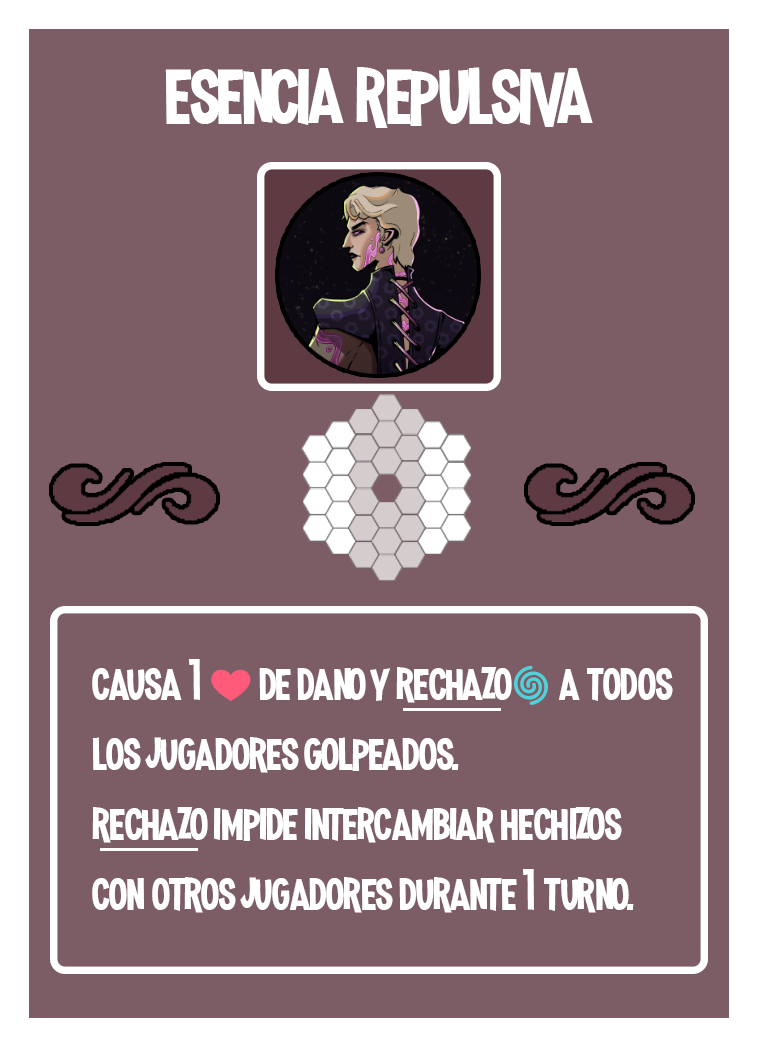
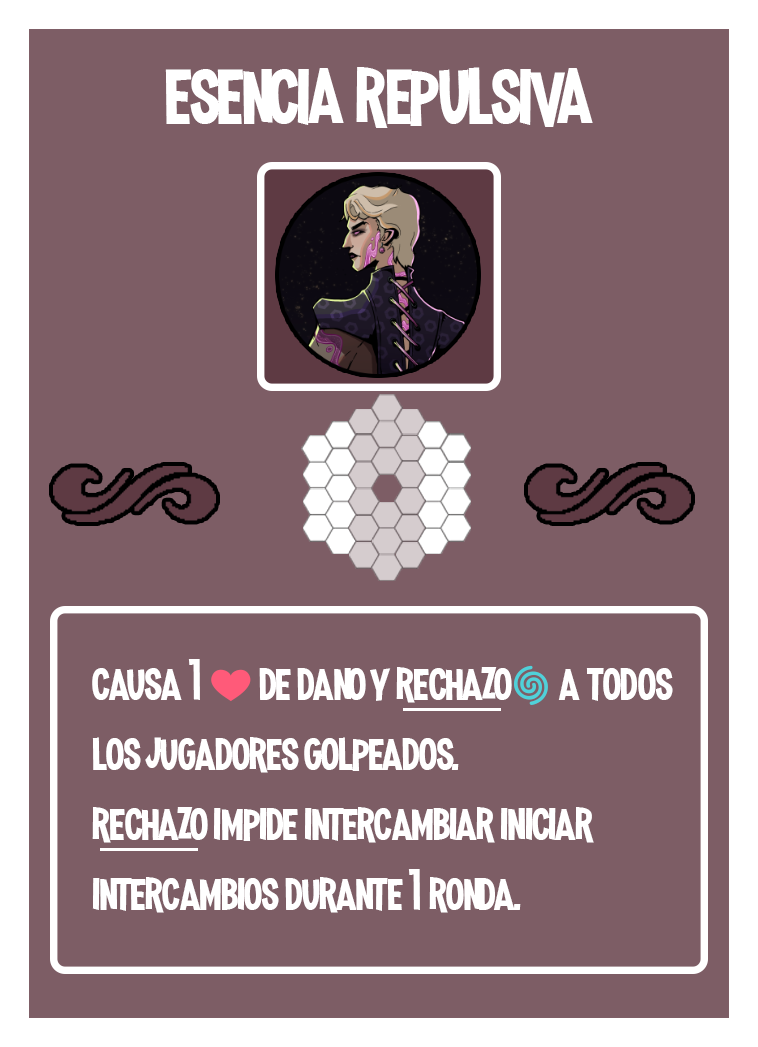
Revision of a layered (758, 1047) image; what changed, layer by layer:
painted on "Rectangle 1 copy" (1st of 2) over [92, 807, 634, 913]
painted on "causa 1 ❤️ de dano y rechazo🌀 a todos los jugadores golpeados." over [92, 807, 634, 913]